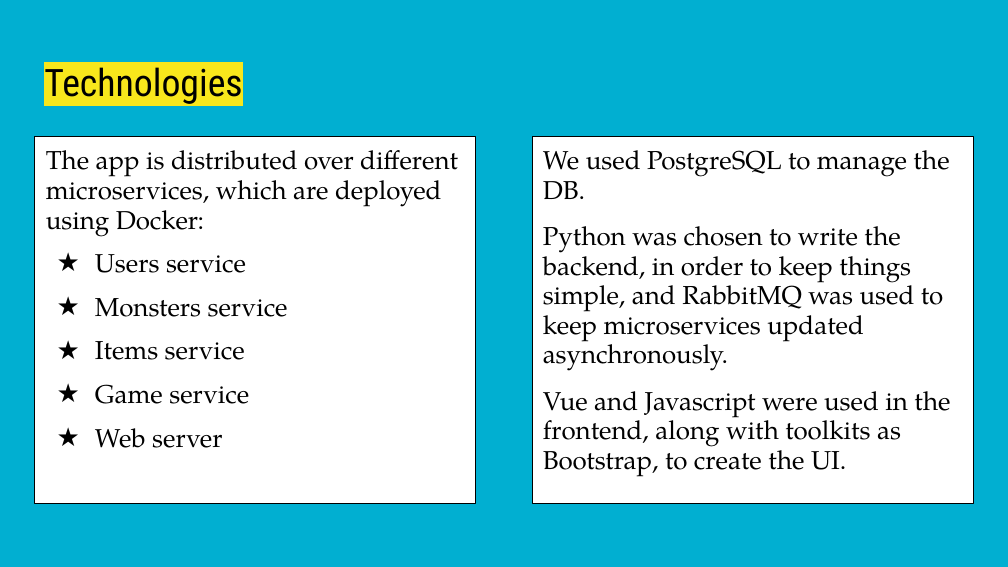
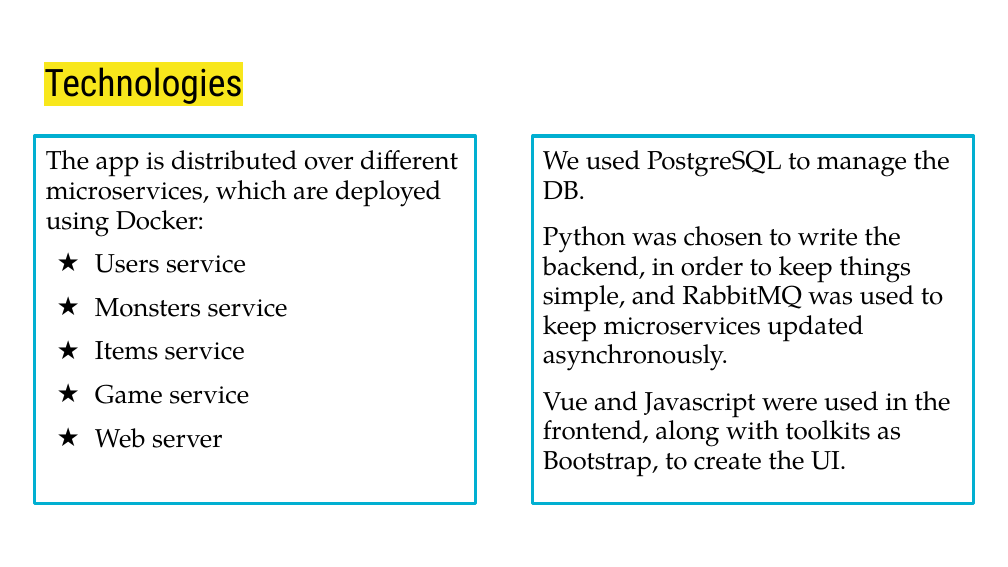
Before and after one commit to ceciliaagosta/1850965_Labmon, a slide deck: slide 18 of Booklet/Labmon.pptx (slide 15 before the commit). Drawn at 1008x567 pixels with LibreOffice and Linux fonts; fonts in the diff are those of the drawing. Boxes give left, top, right and bottom in pixels: in the first picture for what was removed or moved away, otherwise in the second. Text is boxed around its words. In the diff, an @@ line names an element or a change of style, - is before the commit and + after.

```diff
--- a/Booklet/Labmon.pptx
+++ b/Booklet/Labmon.pptx
@@ background #01AFD1 to #FFFFFF @@
@@ text "The app is distributed over ..." at (34, 136, 475, 504): outline #000000 0.75 pt to #01AFD1 2.25 pt @@
@@ text "We used PostgreSQL to manage ..." at (532, 136, 973, 504): outline #000000 0.75 pt to #01AFD1 2.25 pt @@
```
Also in this commit, not shown: 3 other slides changed, 1 slide removed.
